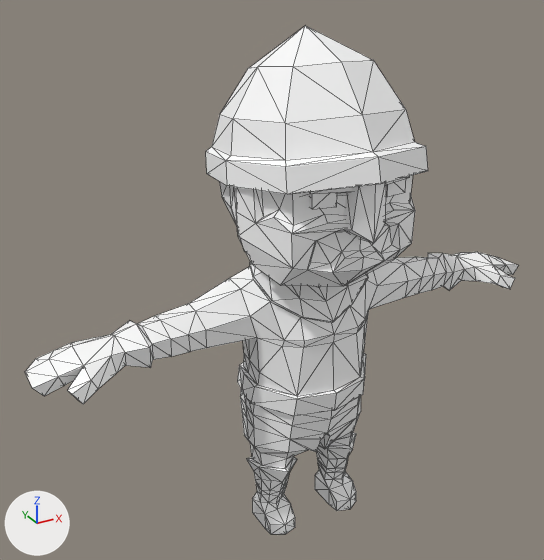
Renders of the glTF model assets/synty/characters_mini/models/SK_Knights_Soldier_01.glb from each side of a commit.
One viewpoint serves both versions: a 50 mm lens placed at (-1.396, -2.233, 2.236), pointed at (-0.119, 0.088, 1.075). The axes (+X, +Y, +Z) are drawn at lower left. The lights are the same throughout. Mesh edges are drawn as thin lines.

Before the edit, the objects in view are built like this:
```python
mat_mini_chr292 = principled_material('Mini_Chr292')
mat_mini_chr292.base_color = (1.0, 1.0, 1.0)  # white #ffffff
mat_mini_chr292.roughness = 0.553
me_mesh = bpy.data.meshes.new('Mesh')
me_mesh.from_pydata(...)  # 629 vertices, 1230 faces; spans x -1.07..1.07, y -0.4..0.37, z 0.0..2.0
me_mesh.materials.append(mat_mini_chr292)  # white #ffffff
ob_sk_knights_soldier_01 = bpy.data.objects.new('SK_Knights_Soldier_01', me_mesh)
ob_sk_knights_soldier_01.location = (0.0, 0.0, 0.0)
```
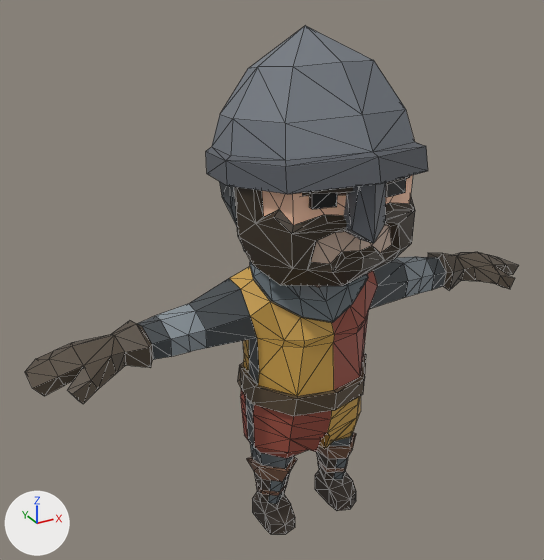
Location of each change, (x1, y1, x2, y2) in pixels of the pictures (544 x 560 px):
'SK_Knights_Soldier_01', surface changed: (25, 26, 519, 534) in both

The change, as a list of edits to the scene's bpy script:
```text
Add img_polygonminis_texture_01_a:
    img_polygonminis_texture_01_a = load_image('PolygonMinis_Texture_01_A', '_unpacked/PolygonMinis_Texture_01_A', 1024, 1024, 'sRGB')
Change mat_mini_chr292:
    remove mat_mini_chr292.base_color = (1.0, 1.0, 1.0)  # white #ffffff
    add mat_mini_chr292.texture = img_polygonminis_texture_01_a
```
